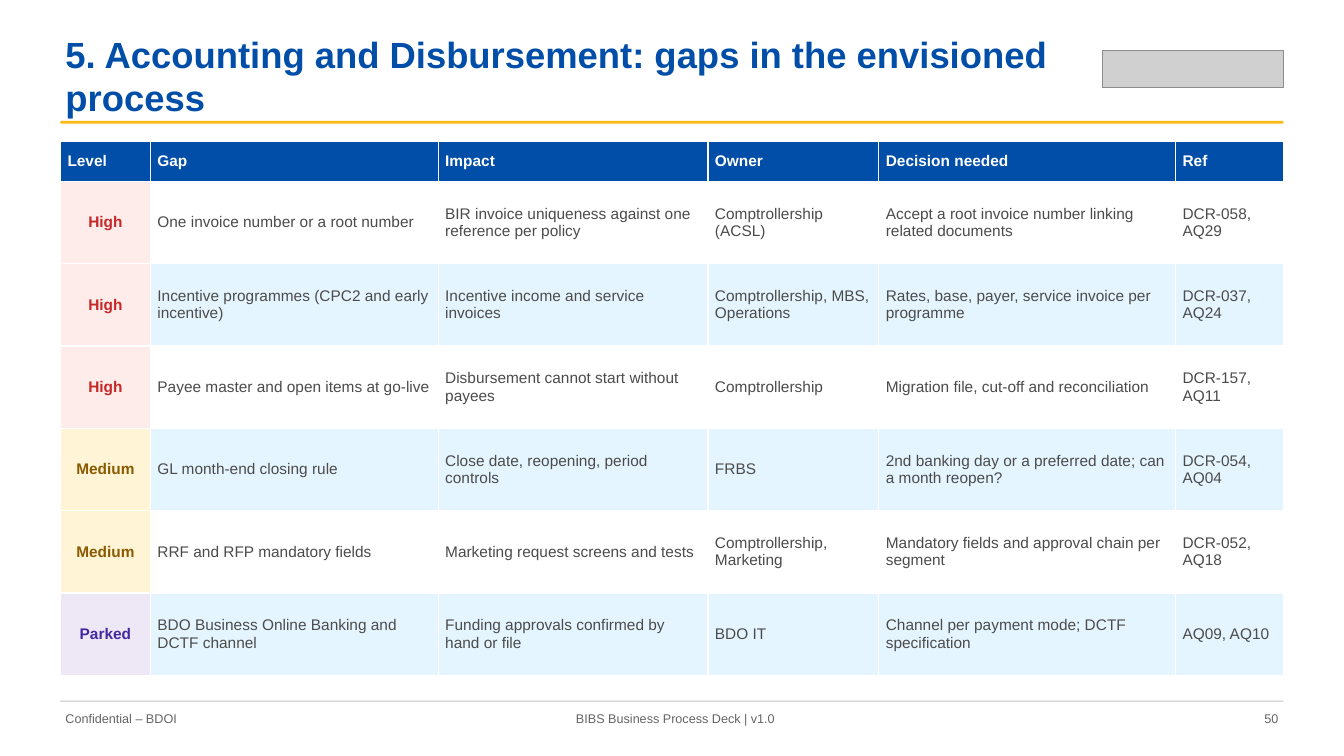
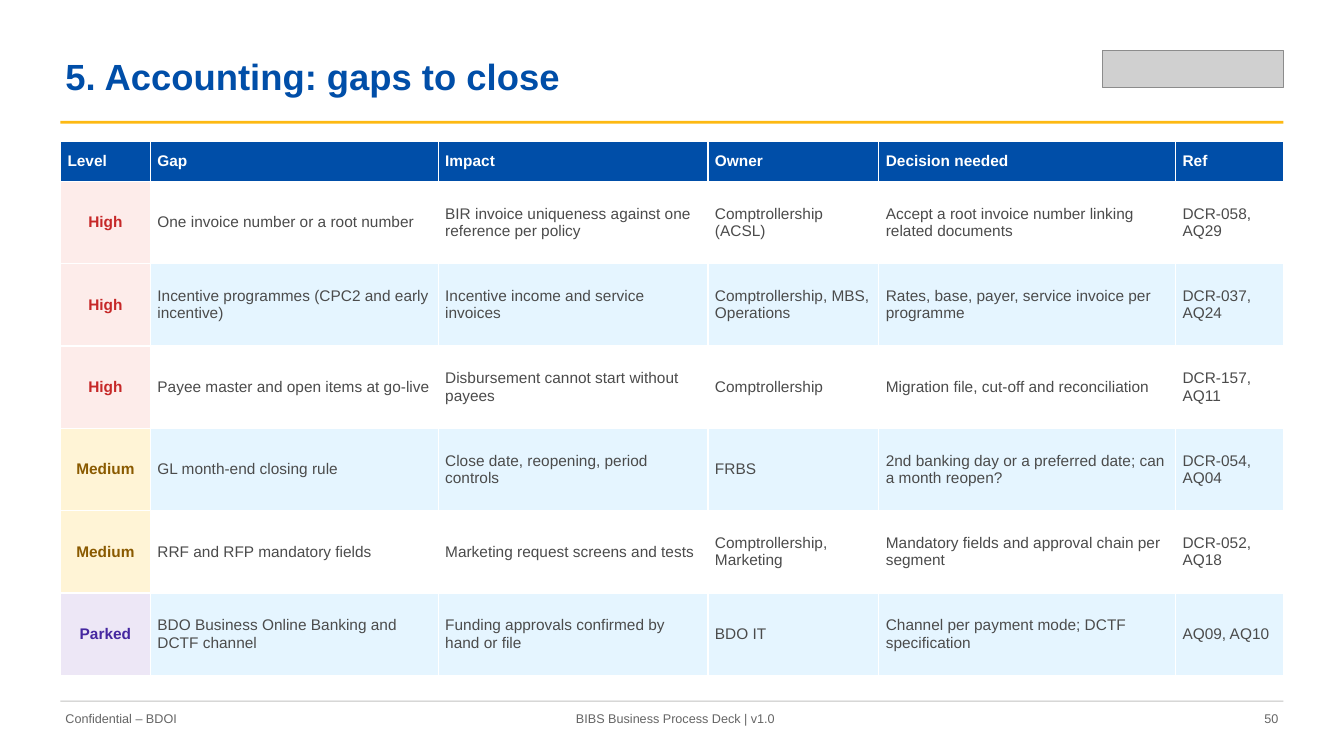
Before and after one commit to IortaTexhNXT-DEV/FinVerse, a slide deck: slide 50 of docs/deliverables/out/Decks/BIBS_Deck_BRD-00_Business_Process_AsIs_Envisioned_BestPractice_v1.0.pptx. Drawn at 1344x756 pixels with LibreOffice and Linux fonts; fonts in the diff are those of the drawing; grey boxes stand for pictures. Boxes give left, top, right and bottom in pixels: in the first picture for what was removed or moved away, otherwise in the second. Text is boxed around its words. In the diff, an @@ line names an element or a change of style, - is before the commit and + after.

```diff
--- a/docs/deliverables/out/Decks/BIBS_Deck_BRD-00_Business_Process_AsIs_Envisioned_BestPractice_v1.0.pptx
+++ b/docs/deliverables/out/Decks/BIBS_Deck_BRD-00_Business_Process_AsIs_Envisioned_BestPractice_v1.0.pptx
@@ text at (65, 63, 559, 97): text changed @@
-5. Accounting and Disbursement: gaps in the envisioned process
+5. Accounting: gaps to close
```
Also in this commit, not shown: 39 other slides changed, 11 other files.
